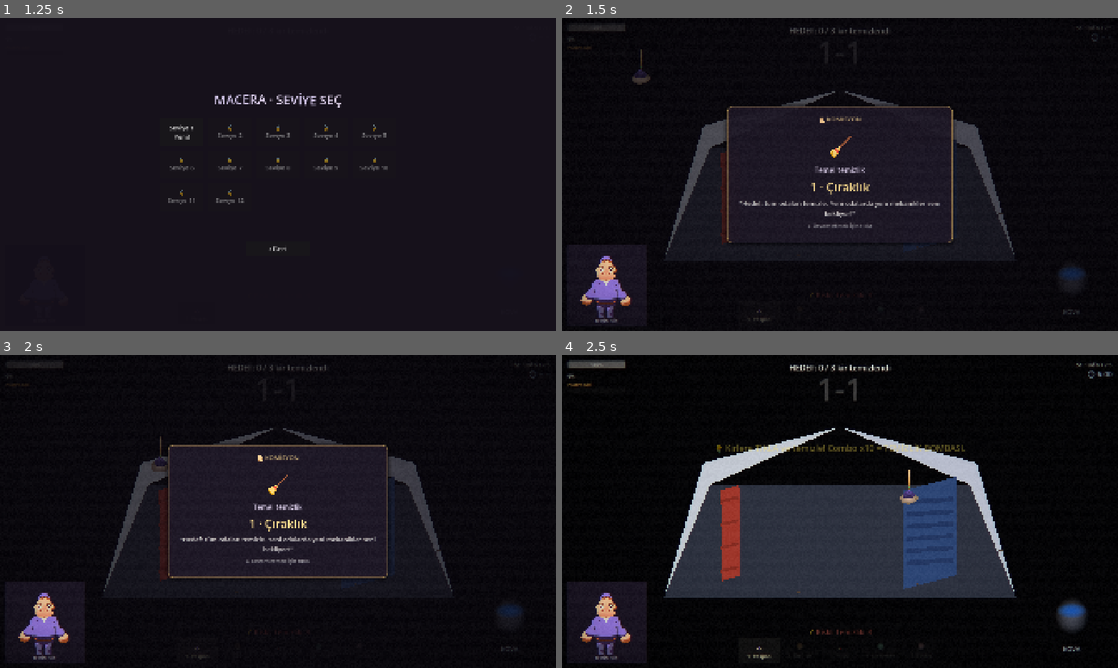
Above: before the commit, frames 1-4 (two rows, left to right).
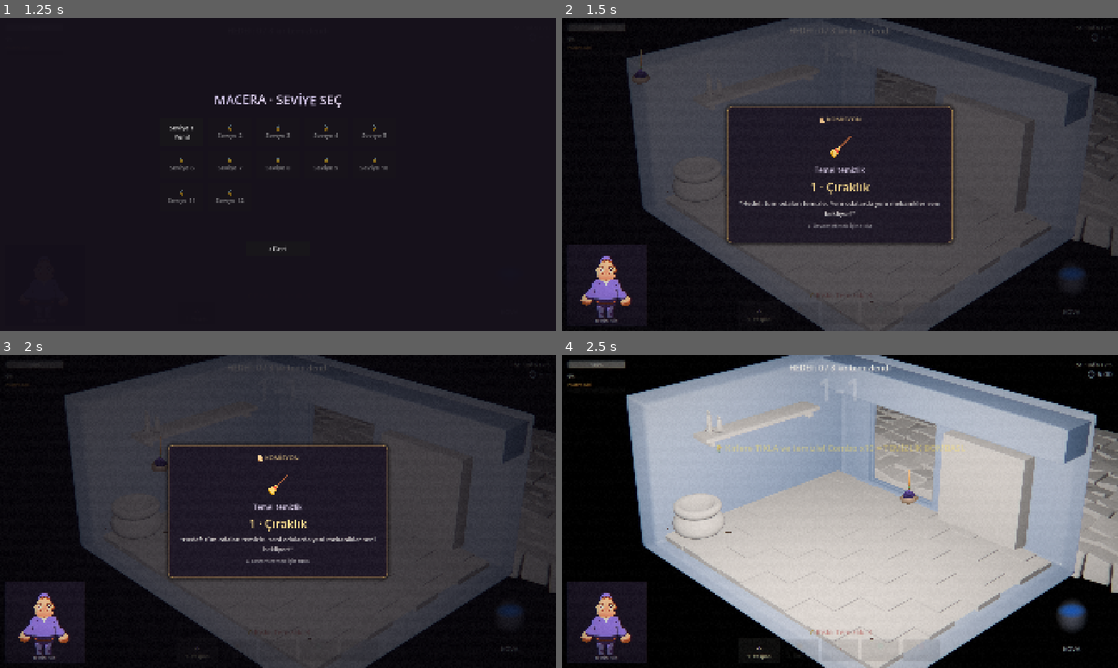
Above: after the commit, the same moments.

Repository: eddygraws/messy-janitor
Game: Godot game, scene res://node_2d.tscn
Same seed, same stepped clock (60 frames per second), same inputs: the game is played once before the commit and once after it.
Inputs (mouse positions are in pixels of both pictures, inside the frame that each line leads up to):
- Up to frame 1 (1.25 s): click "🗺 MACERA MODU" at 0.5 s
- Up to frame 2 (1.5 s): click "Seviye 1 Yeni!" at 1.25 s
- Up to frame 3 (2 s): no input
- Up to frame 4 (2.5 s): tap Enter (ui_accept) at 2, 2.27 s; move the mouse to (962, 495) at 2.02 s; tap Keypad Enter at 2.1 s; click (962, 495) at 2.17 s

Frame 1 is identical in both runs. In frame 2, 48% of the frame differs, in the area x 11-100%, y 0-100%; in frame 3, 48%; in frame 4, 67%.

Commit message:
background

Diff:
--- a/components/roaming_slime.gd
+++ b/components/roaming_slime.gd
@@ -152,6 +152,8 @@
 	var room := get_parent() as Node2D
 	if room == null:
 		return
+	if not RoomSpawnBounds.is_on_surface(global_position):
+		return
 	for child in room.get_children():
 		if child.is_in_group("SlimeTrail") and child.has_method("is_cleaned") and not child.is_cleaned():
 			if child.global_position.distance_to(global_position) < trail_gap:
--- a/systems/endless_generator.gd
+++ b/systems/endless_generator.gd
@@ -45,9 +45,9 @@
 			need_drain = true
 
 	if need_trashbin:
-		room.add_child(RoomFactory.make_zone(&"TrashBin", RoomSpawnBounds.TRASH_POS, "ÇÖP KOVASI"))
+		room.add_child(RoomFactory.make_zone(&"TrashBin", RoomSpawnBounds.snap_to_surface(RoomSpawnBounds.TRASH_POS), "ÇÖP KOVASI"))
 	if need_drain:
-		room.add_child(RoomFactory.make_zone(&"Drain", RoomSpawnBounds.DRAIN_POS, "GİDER"))
+		room.add_child(RoomFactory.make_zone(&"Drain", RoomSpawnBounds.snap_to_surface(RoomSpawnBounds.DRAIN_POS), "GİDER"))
 
 	return room
 
--- a/systems/room_factory.gd
+++ b/systems/room_factory.gd
@@ -66,9 +66,9 @@
 				need_drain = true
 
 	if need_trashbin:
-		room.add_child(make_zone(&"TrashBin", RoomSpawnBounds.TRASH_POS, "ÇÖP KOVASI"))
+		room.add_child(make_zone(&"TrashBin", RoomSpawnBounds.snap_to_surface(RoomSpawnBounds.TRASH_POS), "ÇÖP KOVASI"))
 	if need_drain:
-		room.add_child(make_zone(&"Drain", RoomSpawnBounds.DRAIN_POS, "GİDER"))
+		room.add_child(make_zone(&"Drain", RoomSpawnBounds.snap_to_surface(RoomSpawnBounds.DRAIN_POS), "GİDER"))
 
 	room.set_meta("tutorial", String(spec.get("tutorial", "")))
 	room.set_meta("commission", spec.get("commission", {}))
--- a/systems/room_spawn_bounds.gd
+++ b/systems/room_spawn_bounds.gd
@@ -1,20 +1,29 @@
 class_name RoomSpawnBounds
 extends RefCounted
 
-## 1920×1080 izometrik oda: kirler yalnızca zemin + duvar yüzeylerinde.
+## Oda arkaplanı + alpha mask: kirler yalnızca opak yüzeylerde spawn olur.
 
 const VIEWPORT := Vector2i(1920, 1080)
 const MIN_DIST := 165.0
-const DRAIN_POS := Vector2(430, 748)
-const TRASH_POS := Vector2(1450, 748)
-
-
-static func random_point(placed: Array[Vector2], min_dist: float = MIN_DIST, max_tries: int = 28) -> Vector2:
+const DRAIN_POS := Vector2(720, 740)
+const TRASH_POS := Vector2(1180, 740)
+const BACKGROUND_PATH := "res://assets/potion-shop.png"
+const ALPHA_THRESHOLD := 0.35
+## Siyah void (alpha yoksa bile) — stain yok.
+const VOID_LUMA_MAX := 0.12
+
+static var _mask: Image = null
+static var _mask_size: Vector2i = Vector2i.ZERO
+static var _opaque_cache: PackedVector2Array = PackedVector2Array()
+
+
+static func random_point(placed: Array[Vector2], min_dist: float = MIN_DIST, max_tries: int = 40) -> Vector2:
+	_ensure_mask()
 	for _try in max_tries:
-		var p := _random_on_surface()
-		if _is_clear(p, placed, min_dist):
+		var p := _random_opaque_point()
+		if _is_clear(p, placed, min_dist) and is_on_surface(p):
 			return p
-	return _random_on_surface()
+	return _random_opaque_point()
 
 
 static func random_near(
@@ -22,8 +31,9 @@
 	radius: Vector2,
 	placed: Array[Vector2],
 	min_dist: float = 120.0,
-	max_tries: int = 14,
+	max_tries: int = 18,
 ) -> Vector2:
+	_ensure_mask()
 	for _try in max_tries:
 		var offset := Vector2(randf_range(-radius.x, radius.x), randf_range(-radius.y, radius.y))
 		var p := origin + offset
@@ -33,20 +43,47 @@
 
 
 static func is_on_surface(p: Vector2) -> bool:
-	for entry in _surfaces():
-		if Geometry2D.is_point_in_polygon(p, entry["poly"]):
-			return true
-	return false
+	_ensure_mask()
+	if p.x < 0.0 or p.y < 0.0 or p.x >= VIEWPORT.x or p.y >= VIEWPORT.y:
+		return false
+	if _mask == null:
+		return _legacy_polygon_surface(p)
+	var px := _world_to_mask(p)
+	if px.x < 0 or px.y < 0 or px.x >= _mask_size.x or px.y >= _mask_size.y:
+		return false
+	var c := _mask.get_pixel(px.x, px.y)
+	# Şeffaf veya siyah void — stain yok
+	if c.a < ALPHA_THRESHOLD:
+		return false
+	var luma := c.r * 0.299 + c.g * 0.587 + c.b * 0.114
+	return luma > VOID_LUMA_MAX
+
+
+static func snap_to_surface(preferred: Vector2) -> Vector2:
+	_ensure_mask()
+	if is_on_surface(preferred):
+		return preferred
+	if _opaque_cache.is_empty():
+		return preferred
+	var best := preferred
+	var best_d := INF
+	for p in _opaque_cache:
+		var d := preferred.distance_squared_to(p)
+		if d < best_d:
+			best_d = d
+			best = p
+	return best
 
 
 static func depth_z(y: float) -> int:
-	# İmleç z_index=10; kirler her zaman altında kalsın (1..8).
 	return clampi(int((y / 1080.0) * 7.0) + 1, 1, 8)
 
 
-static func add_isometric_shell(room: Node2D, floor_color: Color = Color(0.58, 0.64, 0.62)) -> void:
+static func add_isometric_shell(room: Node2D, _floor_color: Color = Color(0.58, 0.64, 0.62)) -> void:
+	_ensure_mask()
+
 	var void_bg := Polygon2D.new()
-	void_bg.color = Color(0.02, 0.02, 0.03)
+	void_bg.color = Color(0.0, 0.0, 0.0)
 	void_bg.polygon = PackedVector2Array([
 		Vector2.ZERO, Vector2(VIEWPORT.x, 0),
 		Vector2(VIEWPORT), Vector2(0, VIEWPORT.y),
@@ -54,15 +91,40 @@
 	void_bg.z_index = -20
 	room.add_child(void_bg)
 
+	if ResourceLoader.exists(BACKGROUND_PATH):
+		var tex := load(BACKGROUND_PATH) as Texture2D
+		if tex != null:
+			var spr := Sprite2D.new()
+			spr.name = "RoomBackground"
+			spr.texture = tex
+			spr.centered = false
+			spr.position = Vector2.ZERO
+			# Viewport'a sığdır
+			var tex_size := tex.get_size()
+			if tex_size.x > 0.0 and tex_size.y > 0.0:
+				spr.scale = Vector2(VIEWPORT.x / tex_size.x, VIEWPORT.y / tex_size.y)
+			spr.z_index = -10
+			room.add_child(spr)
+			return
+
+	# Fallback: eski izometrik poligon kabuk
+	_add_legacy_shell(room, _floor_color)
+
+
+static func _add_legacy_shell(room: Node2D, floor_color: Color) -> void:
 	var left_wall := Polygon2D.new()
 	left_wall.color = Color(0.76, 0.8, 0.86)
-	left_wall.polygon = _left_wall_poly()
+	left_wall.polygon = PackedVector2Array([
+		Vector2(960, 248), Vector2(488, 372), Vector2(352, 836), Vector2(512, 448),
+	])
 	left_wall.z_index = -8
 	room.add_child(left_wall)
 
 	var right_wall := Polygon2D.new()
 	right_wall.color = Color(0.72, 0.76, 0.84)
-	right_wall.polygon = _right_wall_poly()
+	right_wall.polygon = PackedVector2Array([
+		Vector2(960, 248), Vector2(1432, 372), Vector2(1568, 836), Vector2(1408, 448),
+	])
 	right_wall.z_index = -7
 	room.add_child(right_wall)
 
@@ -72,7 +134,83 @@
 	floor_poly.z_index = -6
 	room.add_child(floor_poly)
 
-	_add_room_props(room)
+
+static func _ensure_mask() -> void:
+	if _mask != null:
+		return
+	if not ResourceLoader.exists(BACKGROUND_PATH):
+		return
+	var tex := load(BACKGROUND_PATH) as Texture2D
+	if tex == null:
+		return
+	var img := tex.get_image()
+	if img == null:
+		img = Image.new()
+		if img.load(BACKGROUND_PATH) != OK:
+			push_warning("RoomSpawnBounds: potion-shop mask yüklenemedi")
+			return
+	if img.is_compressed():
+		img.decompress()
+	_mask = img.duplicate()
+	_mask_size = Vector2i(_mask.get_width(), _mask.get_height())
+	_build_opaque_cache()
+
+
+static func _build_opaque_cache() -> void:
+	_opaque_cache = PackedVector2Array()
+	if _mask == null:
+		return
+	# Her 8 px örnekle — spawn havuzu
+	var step := 8
+	for y in range(0, _mask_size.y, step):
+		for x in range(0, _mask_size.x, step):
+			var c := _mask.get_pixel(x, y)
+			if c.a < ALPHA_THRESHOLD:
+				continue
+			var luma := c.r * 0.299 + c.g * 0.587 + c.b * 0.114
+			if luma <= VOID_LUMA_MAX:
+				continue
+			var world := _mask_to_world(Vector2i(x, y))
+			_opaque_cache.append(world)
+
+
+static func _random_opaque_point() -> Vector2:
+	if _opaque_cache.size() > 0:
+		var base: Vector2 = _opaque_cache[randi() % _opaque_cache.size()]
+		# Küçük jitter; alpha kontrolünden geçerse kalsın
+		for _j in 6:
+			var jittered := base + Vector2(randf_range(-10.0, 10.0), randf_range(-10.0, 10.0))
+			if is_on_surface(jittered):
+				return jittered
+		return base
+	# Fallback polygon
+	return _random_in_polygon(_floor_poly())
+
+
+static func _world_to_mask(p: Vector2) -> Vector2i:
+	if _mask_size.x <= 0 or _mask_size.y <= 0:
+		return Vector2i(-1, -1)
+	return Vector2i(
+		clampi(int(p.x / float(VIEWPORT.x) * _mask_size.x), 0, _mask_size.x - 1),
+		clampi(int(p.y / float(VIEWPORT.y) * _mask_size.y), 0, _mask_size.y - 1)
+	)
+
+
+static func _mask_to_world(px: Vector2i) -> Vector2:
+	return Vector2(
+		(float(px.x) + 0.5) / float(_mask_size.x) * VIEWPORT.x,
+		(float(px.y) + 0.5) / float(_mask_size.y) * VIEWPORT.y
+	)
+
+
+static func _legacy_polygon_surface(p: Vector2) -> bool:
+	return Geometry2D.is_point_in_polygon(p, _floor_poly()) \
+		or Geometry2D.is_point_in_polygon(p, PackedVector2Array([
+			Vector2(960, 248), Vector2(488, 372), Vector2(352, 836), Vector2(512, 448),
+		])) \
+		or Geometry2D.is_point_in_polygon(p, PackedVector2Array([
+			Vector2(960, 248), Vector2(1432, 372), Vector2(1568, 836), Vector2(1408, 448),
+		]))
 
 
 static func _floor_poly() -> PackedVector2Array:
@@ -82,80 +220,6 @@
 		Vector2(1568, 836),
 		Vector2(352, 836),
 	])
-
-
-static func _left_wall_poly() -> PackedVector2Array:
-	return PackedVector2Array([
-		Vector2(960, 248),
-		Vector2(488, 372),
-		Vector2(352, 836),
-		Vector2(512, 448),
-	])
-
-
-static func _right_wall_poly() -> PackedVector2Array:
-	return PackedVector2Array([
-		Vector2(960, 248),
-		Vector2(1432, 372),
-		Vector2(1568, 836),
-		Vector2(1408, 448),
-	])
-
-
-static func _surfaces() -> Array:
-	return [
-		{"poly": _floor_poly(), "weight": 0.74},
-		{"poly": _left_wall_poly(), "weight": 0.13},
-		{"poly": _right_wall_poly(), "weight": 0.13},
-	]
-
-
-static func _add_room_props(room: Node2D) -> void:
-	var shelf := Polygon2D.new()
-	shelf.color = Color(0.62, 0.22, 0.18)
-	shelf.polygon = PackedVector2Array([
-		Vector2(548, 468), Vector2(612, 448), Vector2(618, 760), Vector2(554, 780),
-	])
-	shelf.z_index = 2
-	room.add_child(shelf)
-
-	for y in [500, 580, 660, 740]:
-		var plank := Polygon2D.new()
-		plank.color = Color(0.52, 0.18, 0.14)
-		plank.polygon = PackedVector2Array([
-			Vector2(548, y), Vector2(612, y - 14), Vector2(612, y - 4), Vector2(548, y + 10),
-		])
-		plank.z_index = 3
-		room.add_child(plank)
-
-	var door := Polygon2D.new()
-	door.color = Color(0.18, 0.28, 0.48)
-	door.polygon = PackedVector2Array([
-		Vector2(1180, 468), Vector2(1360, 420), Vector2(1360, 760), Vector2(1180, 808),
-	])
-	door.z_index = 2
-	room.add_child(door)
-
-	for i in 6:
-		var slat_y := 500 + i * 42
-		var slat := Polygon2D.new()
-		slat.color = Color(0.14, 0.22, 0.4)
-		slat.polygon = PackedVector2Array([
-			Vector2(1190, slat_y), Vector2(1350, slat_y - 10),
-			Vector2(1350, slat_y + 6), Vector2(1190, slat_y + 16),
-		])
-		slat.z_index = 3
-		room.add_child(slat)
-
-
-static func _random_on_surface() -> Vector2:
-	var roll := randf()
-	var acc := 0.0
-	for entry in _surfaces():
-		acc += float(entry["weight"])
-		if roll <= acc:
-			return _random_in_polygon(entry["poly"])
-	return _random_in_polygon(_floor_poly())
 
 
 static func _random_in_polygon(poly: PackedVector2Array) -> Vector2:
@@ -172,10 +236,6 @@
 		var candidate := Vector2(randf_range(min_x, max_x), randf_range(min_y, max_y))
 		if Geometry2D.is_point_in_polygon(candidate, poly):
 			return candidate
-	return _polygon_centroid(poly)
-
-
-static func _polygon_centroid(poly: PackedVector2Array) -> Vector2:
 	var sum := Vector2.ZERO
 	for p in poly:
 		sum += p
Binary file added: assets/potion-shop.png
Not shown, added: assets/potion-shop.png.import
